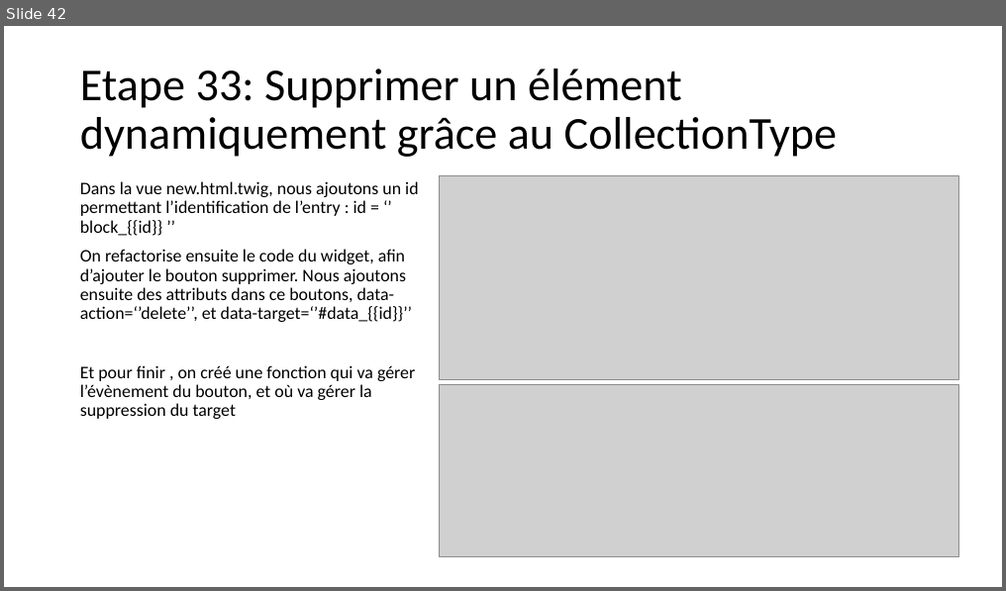
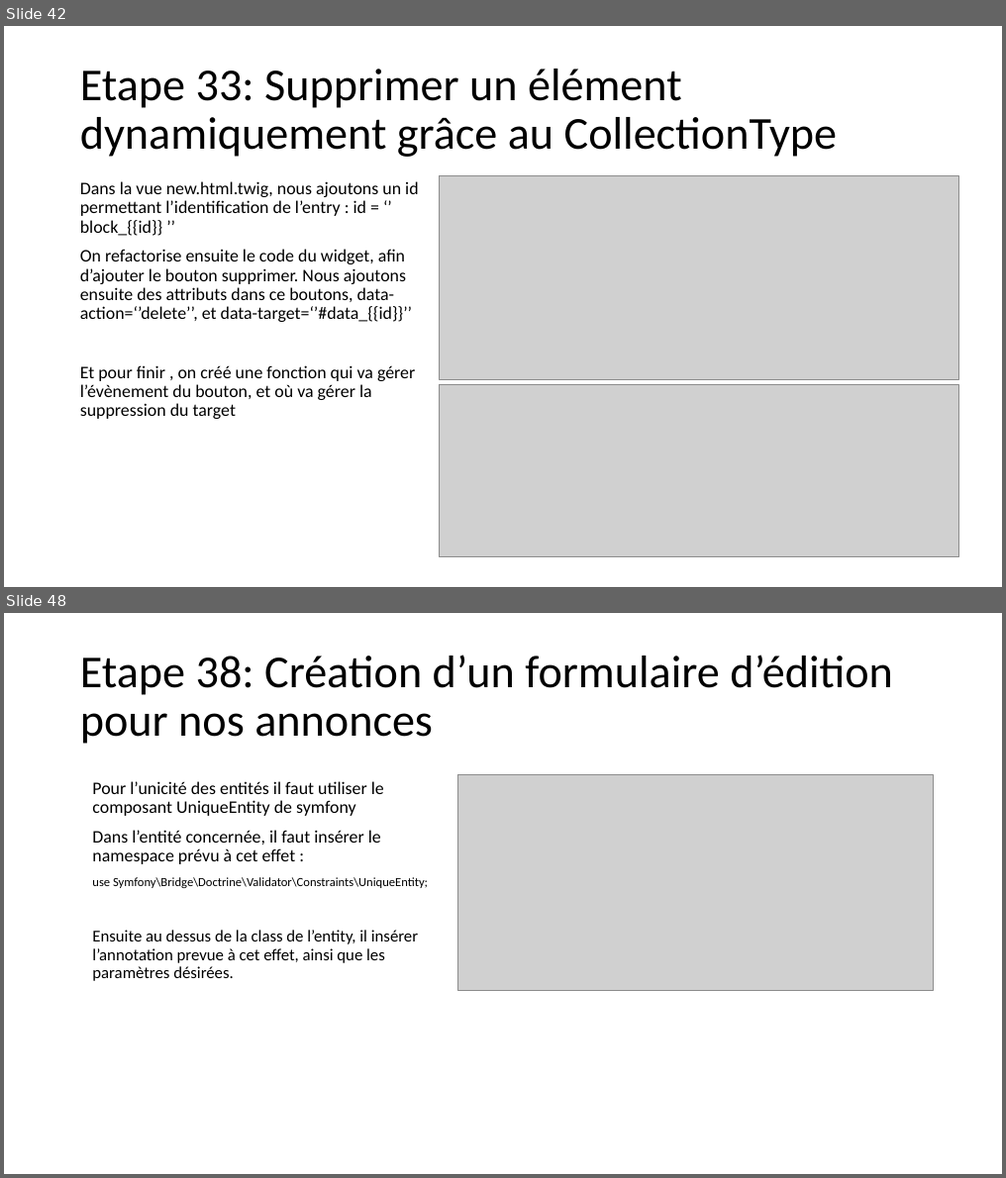
Before and after one commit to SAMTHP/TP_AFPAA, a slide deck: Apprendre symfony.pptx. Shown one above the other, each under a label of ours: slide 42 before the commit, slides 42 and 48 after it; the slides between them are not shown. The pictures are 1006x591 and 1006x1178 pixels, drawn with LibreOffice and Linux fonts; fonts in the diff are those of the drawing; grey boxes stand for pictures. Boxes give left, top, right and bottom in pixels: in the first picture for what was removed or moved away, otherwise in the second. Text is boxed around its words. In the diff, an @@ line names an element or a change of style, - is before the commit and + after.

```diff
--- a/Apprendre symfony.pptx
+++ b/Apprendre symfony.pptx
@@ slide 48 added at [4,613,1002,1174], background #FFFFFF @@
@@ title added at [80,655,893,744], 44 pt, text #000000 @@
+Etape 38: Création d’un formulaire d’édition pour nos annonces
@@ text added at [92,781,428,981], 17 pt, text #000000 @@
+Pour l’unicité des entités il faut utiliser le composant UniqueEntity de symfony
+Dans l’entité concernée, il faut insérer le namespace prévu à cet effet :
+use Symfony\Bridge\Doctrine\Validator\Constraints\UniqueEntity;
+Ensuite au dessus de la class de l’entity, il insérer l’annotation prevue à cet effet, ainsi que les paramètres désirées.
@@ picture added at [458,775,934,991] @@
```
Also in this commit, not shown: 1 slide changed, 4 other slides added, 6 other files.
